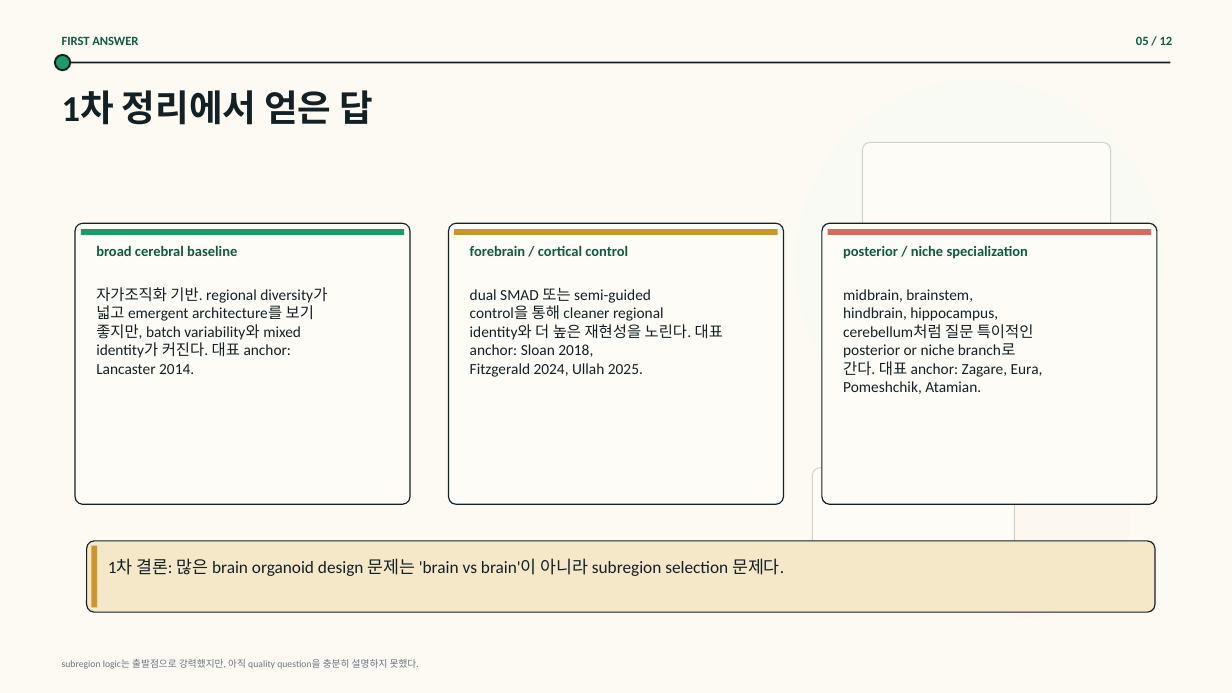
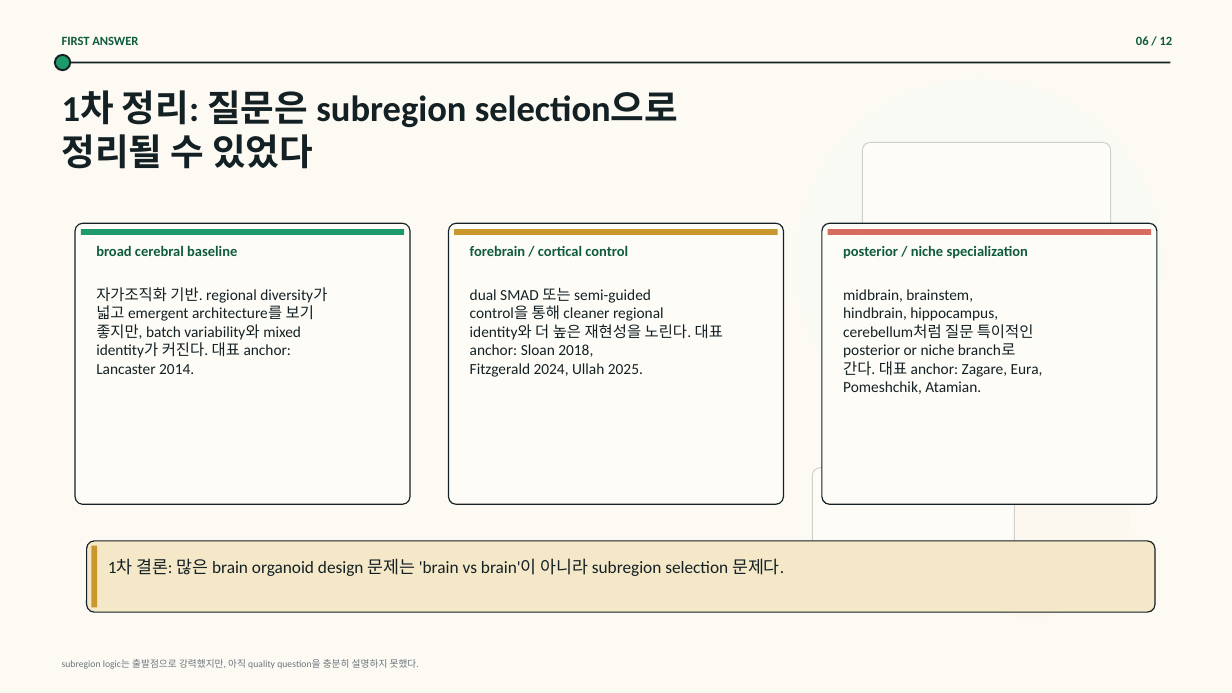
Before and after one commit to lewisdv/paperatlas, a slide deck: slide 6 of collections/organoid/presentation/brain-organoid-question-journey/outputs/output.pptx (slide 5 before the commit). Drawn at 1232x693 pixels with LibreOffice and Linux fonts; fonts in the diff are those of the drawing; background and template pictures are left out. Boxes give left, top, right and bottom in pixels: in the first picture for what was removed or moved away, otherwise in the second. Text is boxed around its words. In the diff, an @@ line names an element or a change of style, - is before the commit and + after.

```diff
--- a/collections/organoid/presentation/brain-organoid-question-journey/outputs/output.pptx
+++ b/collections/organoid/presentation/brain-organoid-question-journey/outputs/output.pptx
@@ text at bbox=[62, 90, 678, 169]: text changed @@
-1차 정리에서 얻은 답
+1차 정리: 질문은 subregion selection으로
+정리될 수 있었다
```
Also in this commit, not shown: 5 other slides changed, 6 slides added, 6 slides removed, 1 other file.
